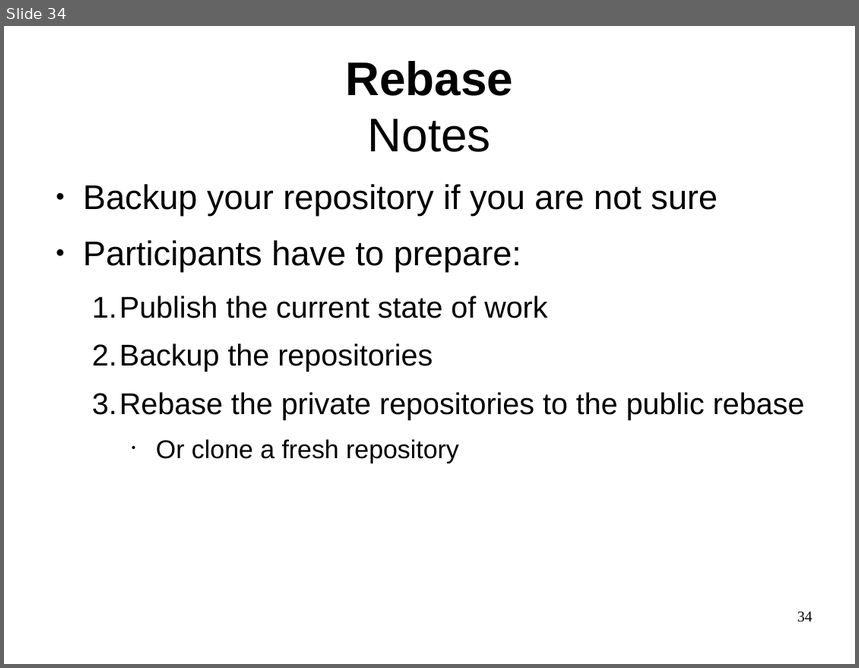
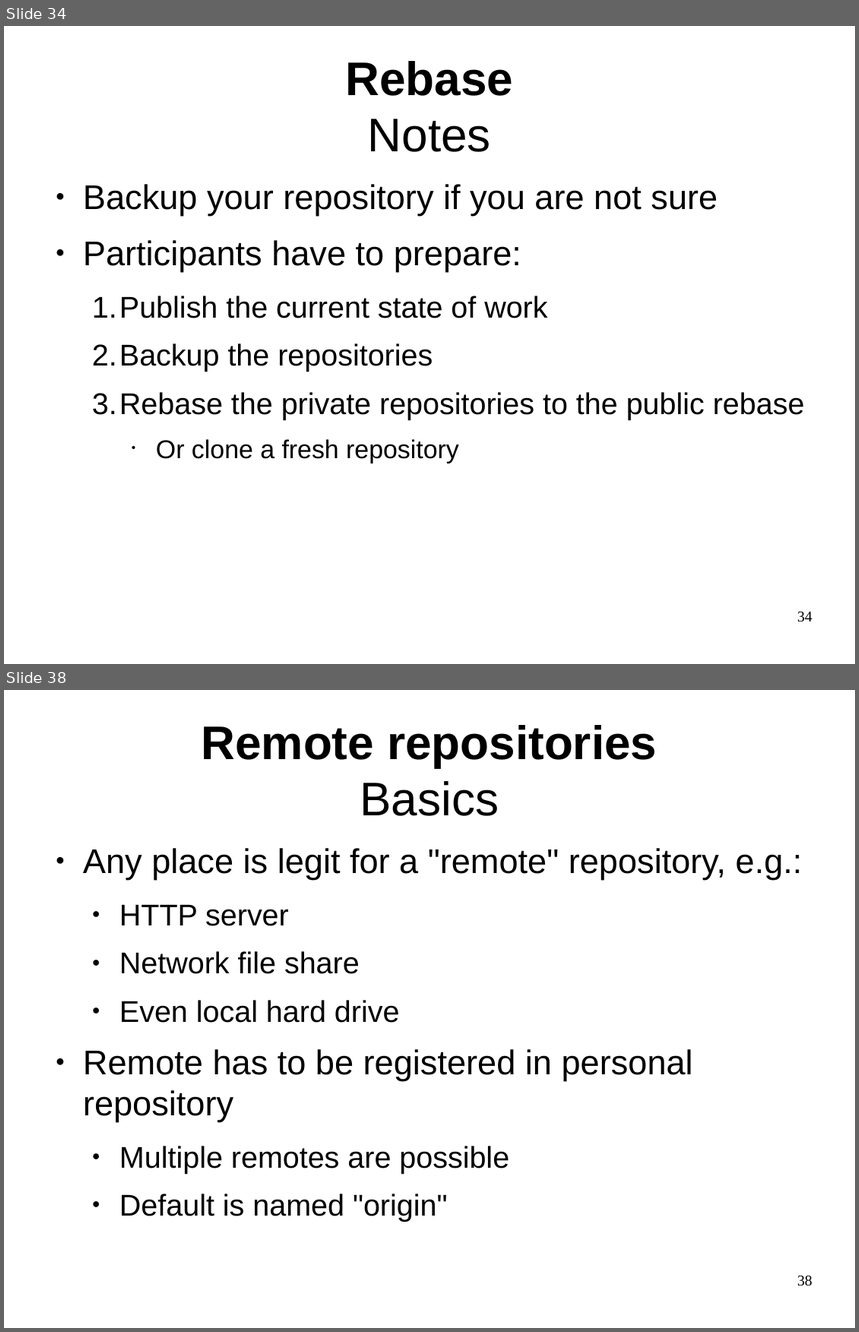
Before and after one commit to philpackmohr/git-paper, a slide deck: git-presentation.odp. Shown one above the other, each under a label of ours: slide 34 before the commit, slides 34 and 38 after it; the slides between them are not shown. The pictures are 859x668 and 859x1332 pixels, drawn with LibreOffice and Linux fonts; fonts in the diff are those of the drawing. Boxes give left, top, right and bottom in pixels: in the first picture for what was removed or moved away, otherwise in the second. Text is boxed around its words. In the diff, an @@ line names an element or a change of style, - is before the commit and + after.

```diff
--- a/git-presentation.odp
+++ b/git-presentation.odp
@@ slide 38 added at <box>4,690,855,1328</box>, background #FFFFFF @@
@@ title added at <box>202,725,657,816</box>, 44 pt, text #000000, bold @@
+Remote repositories
+Basics
@@ text added at <box>83,848,803,1222</box>, 28 pt, text #000000 @@
+● Any place is legit for a "remote" repository, e.g.:
+  ● HTTP server
+  ● Network file share
+  ● Even local hard drive
+● Remote has to be registered in personal repository
+  ● Multiple remotes are possible
+  ● Default is named "origin"
@@ page number added at <box>797,1276,813,1287</box>, 14 pt, text #000000 @@
+38
```
Also in this commit, not shown: 2 slides changed, 15 other slides added, 1 other file.
